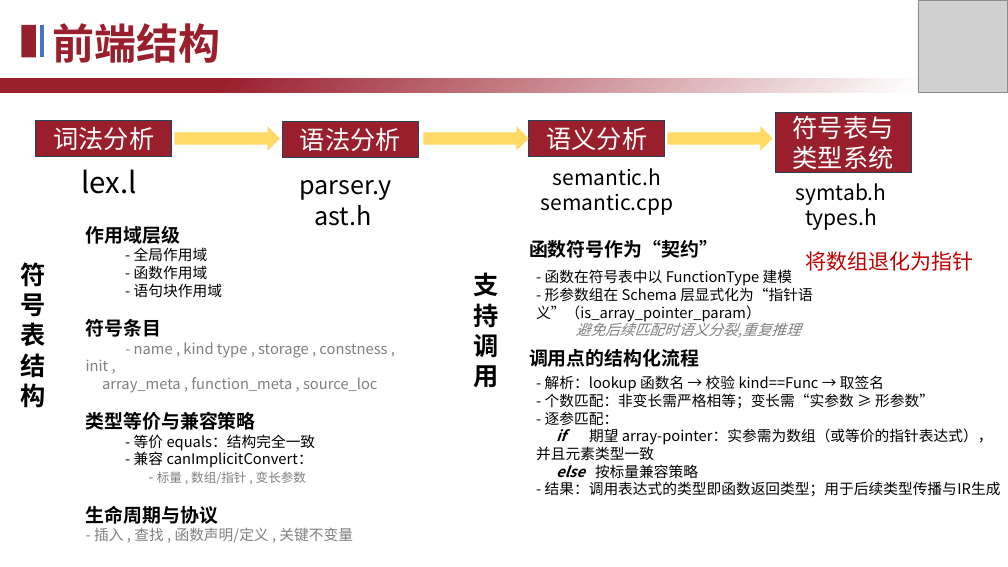
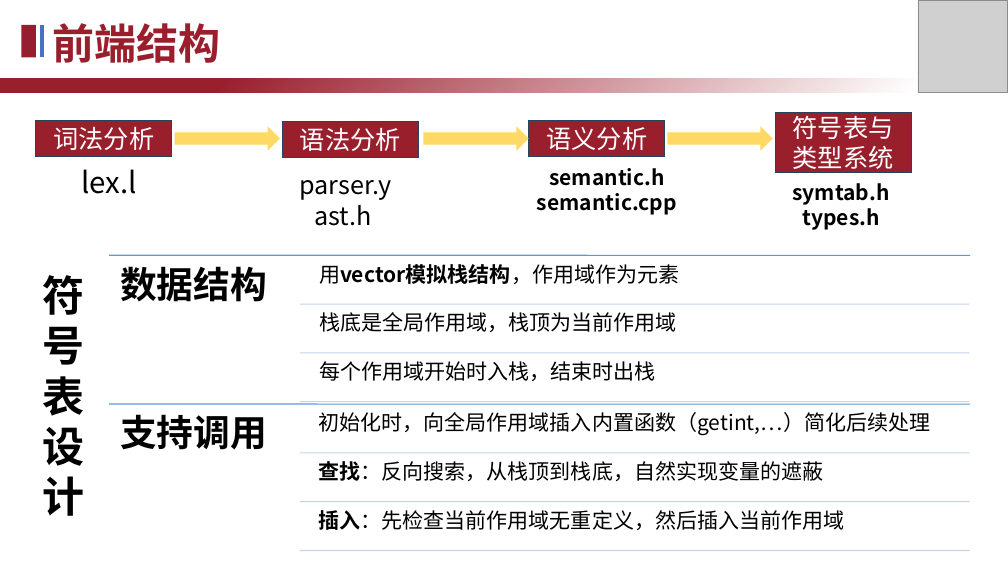
Before and after one commit to TheSkyFuker54188/Compiler-2025, a slide deck: slide 4 of doc/2025编译系统设计赛答辩.pptx (slide 5 before the commit). Drawn at 1008x567 pixels with LibreOffice and Linux fonts; fonts in the diff are those of the drawing; grey boxes stand for pictures. Boxes give left, top, right and bottom in pixels: in the first picture for what was removed or moved away, otherwise in the second. Text is boxed around its words. In the diff, an @@ line names an element or a change of style, - is before the commit and + after.

Commit message:
fix: ppt_final

```diff
--- a/doc/2025编译系统设计赛答辩.pptx
+++ b/doc/2025编译系统设计赛答辩.pptx
@@ text "semantic.h" at (537, 168, 677, 215): bold on @@
@@ text "symtab.h" at (792, 183, 889, 230): bold on @@
@@ text removed at (86, 226, 387, 543) @@
-作用域层级
-- 全局作用域
-- 函数作用域
-- 语句块作用域
-符号条目
-- name , kind type , storage , constness , init ,
-array_meta , function_meta , source_loc
-类型等价与兼容策略
-- 等价 equals：结构完全一致
-- 兼容 canImplicitConvert：
-- 标量 , 数组/指针 , 变长参数
-生命周期与协议
-- 插入 , 查找 , 函数声明/定义 , 关键不变量
@@ text "符": place and size @@
-text "符" at (21, 262, 46, 408)
+text "符" at (42, 275, 84, 516)
@@ text removed at (529, 240, 718, 258) @@
-函数符号作为“契约”
@@ text removed at (536, 269, 1001, 496) @@
-- 函数在符号表中以 FunctionType 建模
-- 形参数组在 Schema 层显式化为“指针语义”（is_array_pointer_param）
-避免后续匹配时语义分裂,重复推理
-- 解析：lookup 函数名 → 校验 kind==Func → 取签名
-- 个数匹配：非变长需严格相等；变长需“实参数 ≥ 形参数”
-- 逐参匹配：
-if 期望 array-pointer：实参需为数组（或等价的指针表达式），
-并且元素类型一致
-else 按标量兼容策略
-- 结果：调用表达式的类型即函数返回类型；用于后续类型传播与IR生成
@@ text removed at (805, 251, 973, 271) @@
-将数组退化为指针
@@ text at (42, 275, 84, 416): size 24 to 40 pt in "符", "号", "表" @@
@@ text removed at (529, 349, 699, 367) @@
-调用点的结构化流程
@@ text "支持调用": place and size @@
-text "支持调用" at (473, 272, 498, 387)
+text "支持调用" at (120, 414, 267, 450)
@@ text "支持调用" at (120, 414, 267, 450): size 24 to 35 pt; line spacing 1 to 0.9; more space between paragraphs @@
@@ text at (42, 427, 84, 516): text changed; size 24 to 40 pt @@
-结
-构
+设
+计
@@ group added at (109, 256, 970, 551): 8 lines, 7 texts @@
+数据结构
+用vector模拟栈结构，作用域作为元素
+栈底是全局作用域，栈顶为当前作用域
+每个作用域开始时入栈，结束时出栈
+初始化时，向全局作用域插入内置函数（getint,…）简化后续处理
+查找：反向搜索，从栈顶到栈底，自然实现变量的遮蔽
+插入：先检查当前作用域无重定义，然后插入当前作用域
```
Also in this commit, not shown: 1 other slide changed, 2 slides removed.
